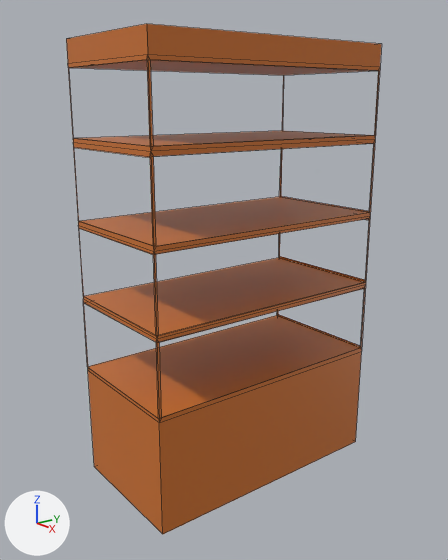
Renders of the Blender file assets/3D/blend/vitrine.blend from each side of a commit.
Both versions are drawn from a 50 mm camera at (2.74, -3.42, 3.19) aimed at (-1.23, -0.36, 1.76). Arrows for +X, +Y and +Z are at lower left; the lights stay in place. Mesh edges are drawn as thin lines.
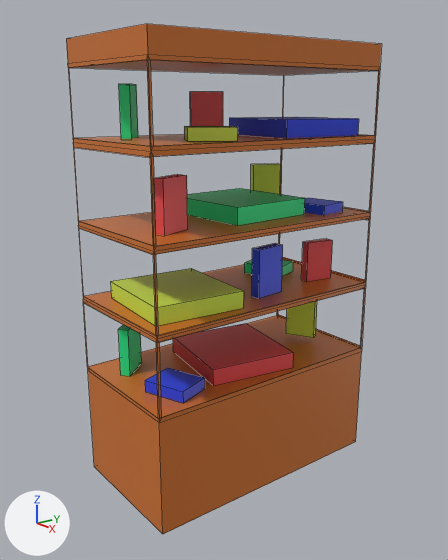
The change, as a list of edits to the scene's bpy script:
```text
Add ob_cube_020:
    ob_cube_020 = bpy.data.objects.new('Cube.020', me_cube_020)  # a box spanning x -1.0..1.0, y -1.0..1.0, z -1.0..1.0; in mat_material_013 (green #25e788)
    ob_cube_020.location = (-1.432, 0.318, 1.722)
    ob_cube_020.rotation_euler = (0.0, 0.0, 0.349)  # degrees (0, 0, 20)
    ob_cube_020.scale = (0.178, 0.142, -0.0469)
Add ob_cube_018:
    ob_cube_018 = bpy.data.objects.new('Cube.018', me_cube_018)  # a box spanning x -1.0..1.0, y -1.0..1.0, z -1.0..1.0; in mat_material_008 (green #cee749)
    ob_cube_018.location = (-0.987, -0.674, 2.974)
    ob_cube_018.rotation_euler = (0.0, 0.0, 1.047)  # degrees (0, 0, 60)
    ob_cube_018.scale = (0.178, 0.142, -0.0469)
Add ob_cube_016:
    ob_cube_016 = bpy.data.objects.new('Cube.016', me_cube_016)  # a box spanning x -1.0..1.0, y -1.0..1.0, z -1.0..1.0; in mat_material_010 (blue #2945e7)
    ob_cube_016.location = (-0.99, 0.452, 2.327)
    ob_cube_016.rotation_euler = (0.0, 0.0, 0.175)  # degrees (0, 0, 10)
    ob_cube_016.scale = (0.178, 0.142, -0.0469)
Add ob_cube_014:
    ob_cube_014 = bpy.data.objects.new('Cube.014', me_cube_014)  # a box spanning x -1.0..1.0, y -1.0..1.0, z -1.0..1.0; in mat_material_012 (blue #2945e7)
    ob_cube_014.location = (-0.959, -1.045, 1.103)
    ob_cube_014.rotation_euler = (0.0, 0.0, 0.349)  # degrees (0, 0, 20)
    ob_cube_014.scale = (0.178, 0.142, -0.0469)
Add ob_cube_012:
    ob_cube_012 = bpy.data.objects.new('Cube.012', me_cube_012)  # a box spanning x -1.0..1.0, y -1.0..1.0, z -1.0..1.0; in mat_material_009 (blue #2945e7)
    ob_cube_012.location = (-1.18, 0.328, 2.995)
    ob_cube_012.rotation_euler = (0.0, 0.0, 6.196)  # degrees (0, 0, 355)
    ob_cube_012.scale = (0.399, 0.374, -0.0692)
Add ob_cube_011:
    ob_cube_011 = bpy.data.objects.new('Cube.011', me_cube_011)  # a box spanning x -1.0..1.0, y -1.0..1.0, z -1.0..1.0; in mat_material_001 (red #e74d50)
    ob_cube_011.location = (-1.175, -0.327, 1.122)
    ob_cube_011.rotation_euler = (0.0, 0.0, 6.109)  # degrees (0, 0, 350)
    ob_cube_011.scale = (0.399, 0.374, -0.0692)
Add ob_cube_010:
    ob_cube_010 = bpy.data.objects.new('Cube.010', me_cube_010)  # a box spanning x -1.0..1.0, y -1.0..1.0, z -1.0..1.0; in mat_material_005 (green #cee749)
    ob_cube_010.location = (-1.182, -0.878, 1.744)
    ob_cube_010.rotation_euler = (0.0, 0.0, 6.196)  # degrees (0, 0, 355)
    ob_cube_010.scale = (0.399, 0.374, -0.0692)
Add ob_cube_009:
    ob_cube_009 = bpy.data.objects.new('Cube.009', me_cube_009)  # a box spanning x -1.0..1.0, y -1.0..1.0, z -1.0..1.0; in mat_material_015 (green #25e788)
    ob_cube_009.location = (-1.295, -0.155, 2.363)
    ob_cube_009.rotation_euler = (0.0, 0.0, 0.0524)  # degrees (0, 0, 3)
    ob_cube_009.scale = (0.399, 0.374, -0.0692)
Add ob_cube_007:
    ob_cube_007 = bpy.data.objects.new('Cube.007', me_cube_007)  # a box spanning x -1.0..1.0, y -1.0..1.0, z -1.0..1.0; in mat_material_003 (red #e74d50)
    ob_cube_007.location = (-0.993, -1.017, 2.488)
    ob_cube_007.rotation_euler = (0.0, 0.0, 0.349)  # degrees (0, 0, 20)
    ob_cube_007.scale = (0.0412, -0.138, 0.2)
Add ob_cube_008:
    ob_cube_008 = bpy.data.objects.new('Cube.008', me_cube_008)  # a box spanning x -1.0..1.0, y -1.0..1.0, z -1.0..1.0; in mat_material_014 (green #25e788)
    ob_cube_008.location = (-1.523, -1.111, 1.251)
    ob_cube_008.rotation_euler = (0.0, 0.0, 0.698)  # degrees (0, 0, 40)
    ob_cube_008.scale = (0.0412, -0.138, 0.2)
Add ob_cube_005:
    ob_cube_005 = bpy.data.objects.new('Cube.005', me_cube_005)  # a box spanning x -1.0..1.0, y -1.0..1.0, z -1.0..1.0; in mat_material_011 (blue #2945e7)
    ob_cube_005.location = (-0.914, -0.159, 1.876)
    ob_cube_005.rotation_euler = (0.0, 0.0, 0.122)  # degrees (0, 0, 7)
    ob_cube_005.scale = (0.0412, -0.138, 0.2)
Add ob_cube_006:
    ob_cube_006 = bpy.data.objects.new('Cube.006', me_cube_006)  # a box spanning x -1.0..1.0, y -1.0..1.0, z -1.0..1.0; in mat_material_016 (green #25e788)
    ob_cube_006.location = (-1.594, -0.996, 3.122)
    ob_cube_006.rotation_euler = (0.0, 0.0, 0.873)  # degrees (0, 0, 50)
    ob_cube_006.scale = (0.0412, -0.138, 0.2)
Add ob_cube_004:
    ob_cube_004 = bpy.data.objects.new('Cube.004', me_cube_004)  # a box spanning x -1.0..1.0, y -1.0..1.0, z -1.0..1.0; in mat_material_007 (green #cee749)
    ob_cube_004.location = (-1.645, 0.45, 2.466)
    ob_cube_004.rotation_euler = (0.0, 0.0, 5.934)  # degrees (0, 0, 340)
    ob_cube_004.scale = (0.0398, -0.133, 0.175)
Add ob_cube_003:
    ob_cube_003 = bpy.data.objects.new('Cube.003', me_cube_003)  # a box spanning x -1.0..1.0, y -1.0..1.0, z -1.0..1.0; in mat_material_002 (red #e74d50)
    ob_cube_003.location = (-1.004, 0.51, 1.843)
    ob_cube_003.rotation_euler = (0.0, 0.0, 6.144)  # degrees (0, 0, 352)
    ob_cube_003.scale = (0.0398, -0.133, 0.175)
Add ob_cube_002:
    ob_cube_002 = bpy.data.objects.new('Cube.002', me_cube_002)  # a box spanning x -1.0..1.0, y -1.0..1.0, z -1.0..1.0; in mat_material_004 (red #e74d50)
    ob_cube_002.location = (-1.584, -0.269, 3.1)
    ob_cube_002.rotation_euler = (0.0, 0.0, 5.76)  # degrees (0, 0, 330)
    ob_cube_002.scale = (0.0398, -0.133, 0.175)
Add ob_cube_001:
    ob_cube_001 = bpy.data.objects.new('Cube.001', me_cube_001)  # a box spanning x -1.0..1.0, y -1.0..1.0, z -1.0..1.0; in mat_material_006 (green #cee749)
    ob_cube_001.location = (-1.148, 0.487, 1.275)
    ob_cube_001.rotation_euler = (0.0, 0.0, 5.236)  # degrees (0, 0, 300)
    ob_cube_001.scale = (0.0398, -0.133, 0.175)
```

Pixel boxes (x1, y1, x2, y2) of what changed, in the pictures (448 x 560 px):
'Cube.010', added: after (110, 268, 244, 326)
'Cube.011', added (red): after (173, 323, 293, 386)
'Cube.009', added (green): after (187, 188, 305, 226)
'Cube.012', added (blue): after (229, 117, 359, 138)
'Cube.007', added (red): after (154, 174, 188, 235)
'Cube.005', added (blue): after (252, 243, 283, 299)
'Cube.014', added (blue): after (145, 368, 205, 403)
'Cube.003', added (red): after (302, 239, 332, 282)
'Cube.002', added (red): after (190, 92, 223, 126)
'Cube.008', added (green): after (118, 325, 142, 376)
'Cube.006', added (green): after (119, 84, 138, 139)
'Cube.001', added: after (286, 301, 317, 338)
'Cube.004', added (green): after (251, 163, 281, 194)
'Cube.018', added: after (184, 126, 238, 141)
'Cube.016', added (blue): after (304, 198, 343, 215)
'Cube.020', added: after (244, 260, 293, 276)
